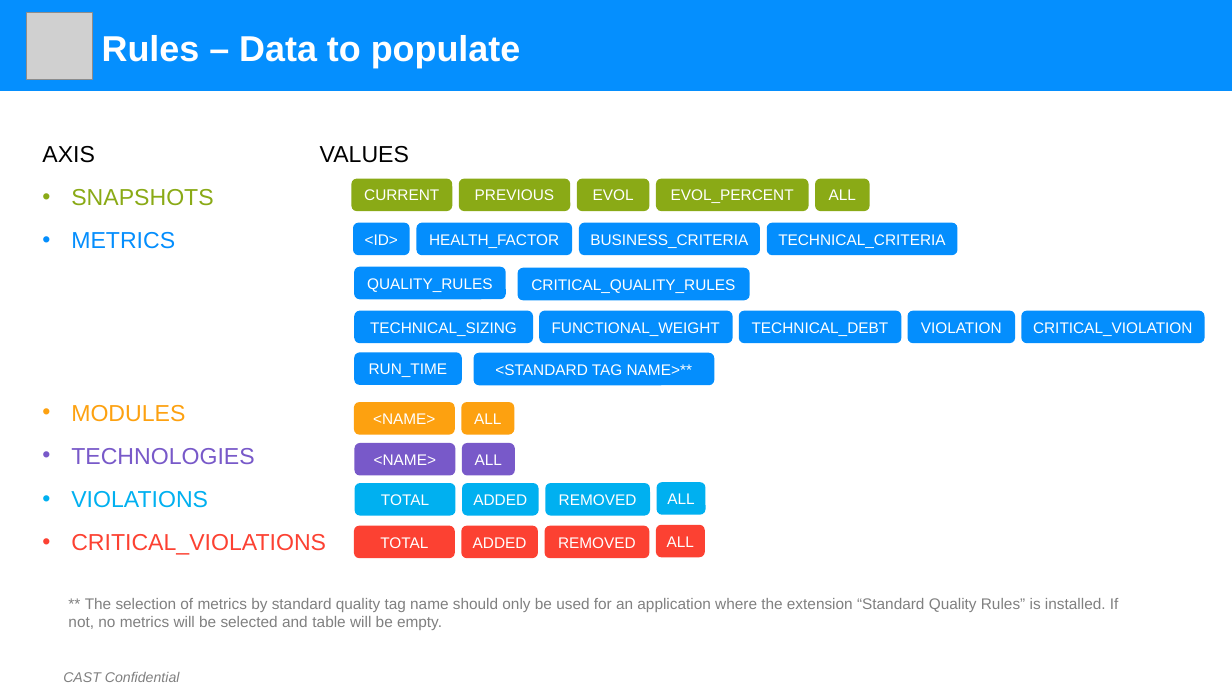
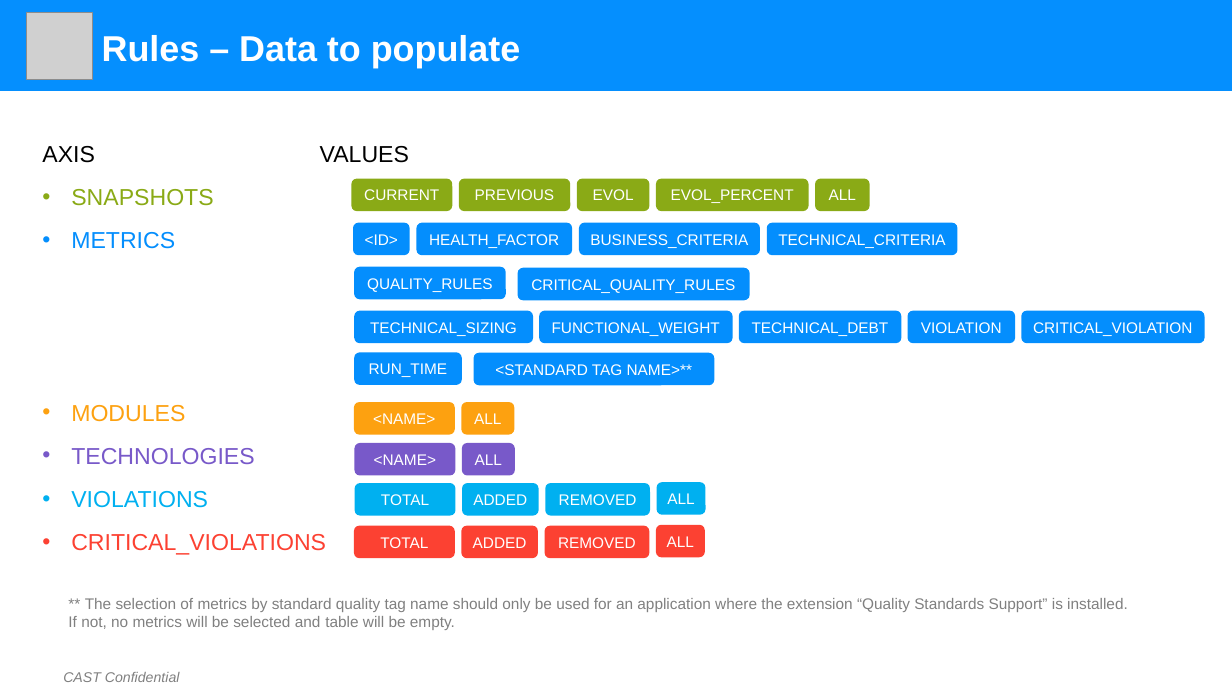
Before and after one commit to CAST-projects/ReportGenerator, a slide deck: slide 2 of CastReporting.Reporting/TemplatesFiles/Generic Table Definition.pptx. Drawn at 1232x693 pixels with LibreOffice and Linux fonts; fonts in the diff are those of the drawing; grey boxes stand for pictures; background and template pictures are left out. Boxes give left, top, right and bottom in pixels: in the first picture for what was removed or moved away, otherwise in the second. Text is boxed around its words. In the diff, an @@ line names an element or a change of style, - is before the commit and + after.

Commit message:
REPORTGEN-397 : update extension name for quality standards

```diff
--- a/CastReporting.Reporting/TemplatesFiles/Generic Table Definition.pptx
+++ b/CastReporting.Reporting/TemplatesFiles/Generic Table Definition.pptx
@@ text at (x1=68, y1=598, x2=1128, y2=630): text changed @@
-** The selection of metrics by standard quality tag name should only be used for an application where the extension “Standard Quality Rules” is installed. If not, no metrics will be selected and table will be empty.
+** The selection of metrics by standard quality tag name should only be used for an application where the extension “Quality Standards Support” is installed. If not, no metrics will be selected and table will be empty.
```
Also in this commit, not shown: 4 other files.
